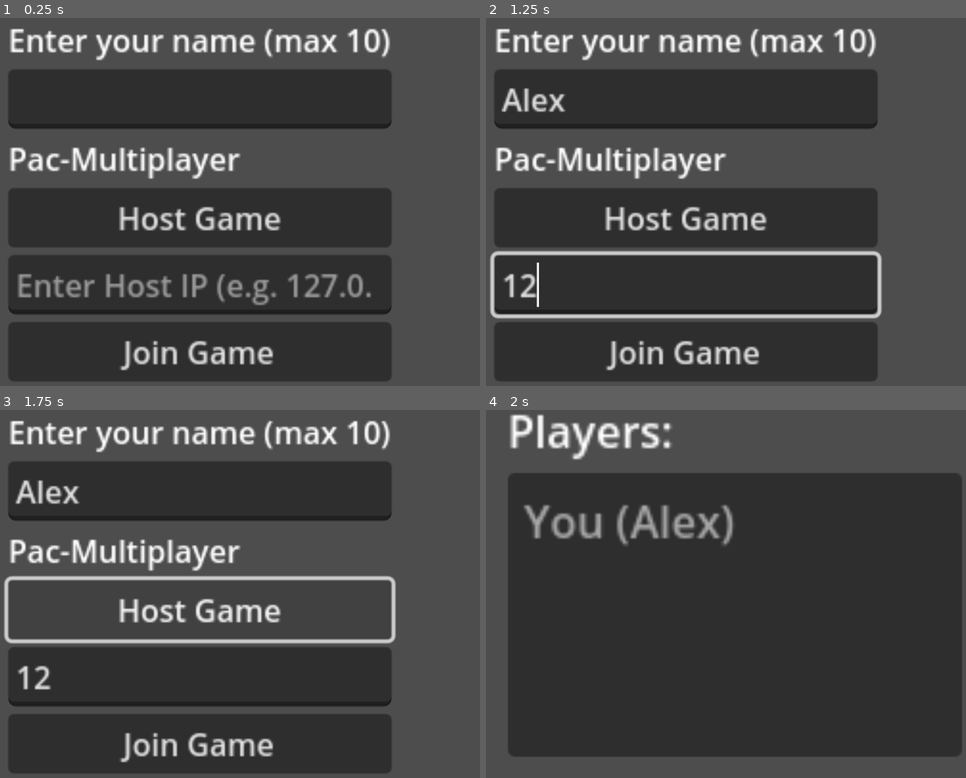
Above: before the commit, frames 1-4 (two rows, left to right).
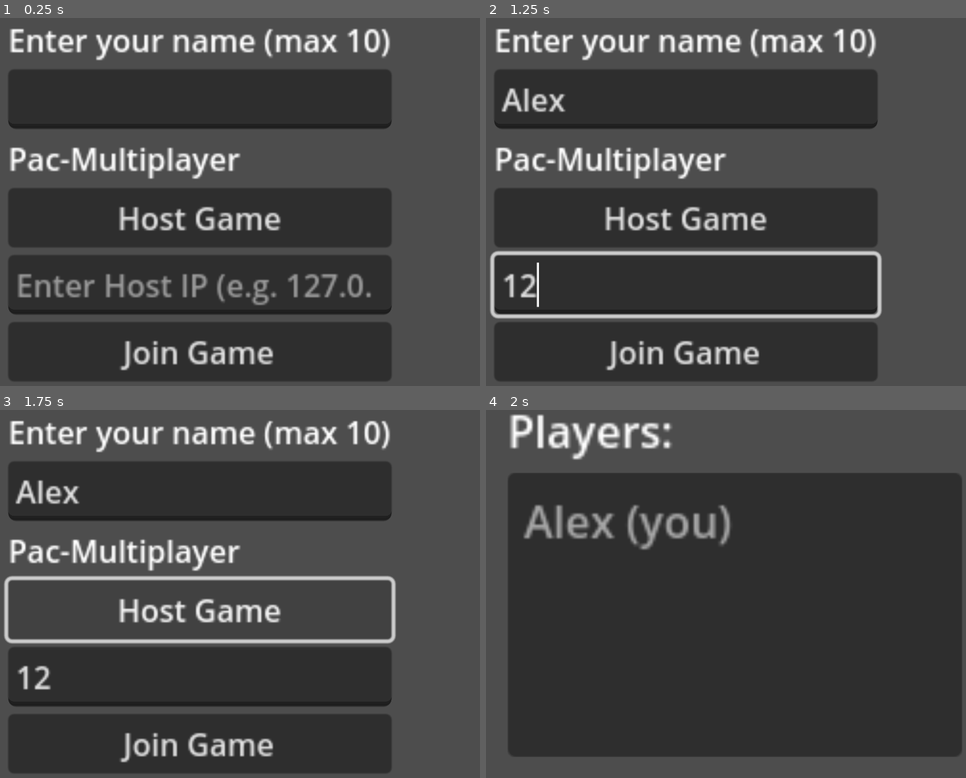
Above: after the commit, the same moments.

Repository: alin07/pacman
Game: Godot game, scene res://scenes/main_menu.tscn
Two runs of this game, one before a commit and one after it. Both use one fixed random seed, a clock stepped at 60 frames per second and the inputs below.
Inputs (mouse positions are in pixels of both pictures, inside the frame that each line leads up to):
- Up to frame 1 (0.25 s): no input
- Up to frame 2 (1.25 s): click (687, 98) at 0.52 s; type "Alex" at 0.6 s; click (687, 282) at 0.75 s; type "12" at 0.83 s
- Up to frame 3 (1.75 s): click "Host Game" at 1.25 s
- Up to frame 4 (2 s): no input

Frames 1-3 are identical in both runs. In frame 4, 2.5% of the frame differs, in the area x 7-52%, y 25-38%.

Commit message:
lobby and main menu multiplayer works. Working on assigning roles (pacman or ghost) to users

Diff:
--- a/scripts/game.gd
+++ b/scripts/game.gd
@@ -1,11 +1,45 @@
 extends Node2D
+
+var roles = {1: "pacman", 2: "ghost", 3: "ghost"}  # Example: {1: "pacman", 2: "ghost", 3: "ghost"}
+var players = {}
+const PACMAN_SCENE = preload("res://scenes/pacman.tscn")
+const GHOST_SCENE = preload("res://scenes/blinky.tscn")
+
+@rpc("authority")
+func load_game():
+	var game_scene = preload("res://scenes/game.tscn").instantiate()
+	get_tree().root.add_child(game_scene)
+	# Assign host (server) as Pac-Man
+	var host_id = multiplayer.get_unique_id()
+	roles[host_id] = "pacman"
+	for id in players:
+		if id != host_id:
+			roles[id] = "ghost"
+	# Optionally broadcast roles to all players
+	rpc("set_roles", roles)
+	queue_free()  # Clean up lobby
+
+
+@rpc("any_peer", "reliable")
+func set_roles(received_roles: Dictionary):
+	roles = received_roles
+	print("Received roles: ", roles)
+
 
 func _process(_delta: float) -> void:
 	if Input.is_action_just_pressed("r"):
 		get_tree().reload_current_scene()
 
 func _ready():
-	pass
+	if multiplayer.is_server():
+		for id in roles:
+			var player_scene = GHOST_SCENE
+			if roles[id] == "pacman":
+				player_scene = PACMAN_SCENE
+			var player_instance = player_scene.instantiate()
+			add_child(player_instance)
+			player_instance.set_multiplayer_authority(id)
+			#player_instance.position = roles[id] == "pacman" ? Vector2(100, 100) : Vector2(randi() % 400, randi() % 400)
 
 # Called only on the server.
 func start_game():
--- a/scripts/lobby.gd
+++ b/scripts/lobby.gd
@@ -8,8 +8,6 @@
 signal player_disconnected(peer_id)
 signal server_disconnected
 
-
-@export var is_host: bool = false
 @export var ip: String = ""
 
 const PORT = 7000
@@ -31,11 +29,11 @@
 	multiplayer.server_disconnected.connect(_on_server_disconnected)
 
 
-func join_game(address = ""):
-	if address.is_empty():
-		address = DEFAULT_SERVER_IP
+func join_game():
+	if ip == null:
+		ip = DEFAULT_SERVER_IP
 	var peer = ENetMultiplayerPeer.new()
-	var error = peer.create_client(address, PORT)
+	var error = peer.create_client(ip, PORT)
 	if error != OK:
 		push_error("Failed to connect to server: %s" % error)
 		return error
@@ -60,15 +58,11 @@
 	multiplayer.multiplayer_peer = null
 	players.clear()
 
-
-# When the server decides to start the game from a UI scene,
-# do Lobby.load_game.rpc(filepath)
-@rpc("call_local", "reliable")
+@rpc("any_peer")
 func load_game():
 	var game_scene = preload("res://scenes/game.tscn").instantiate()
 	get_tree().root.add_child(game_scene)
 	queue_free()
-
 
 # Every peer will call this when they have loaded the game scene.
 @rpc("any_peer", "call_local", "reliable")
@@ -132,18 +126,19 @@
 		create_game()
 	else:
 		start_button.hide()
-		join_game(ip)
+		join_game()
 #
 func _on_start_button_pressed() -> void:
-	if not is_multiplayer_authority():
-		return
-	load_game()
+	if multiplayer.is_server():
+		load_game()
+		rpc("load_game")
+
 
 func update_player_list():
 	print("Updating player list:", players)
 	player_list.clear()
 	for id in players:
 		print(players[id])
-		var name = "You (%s)" % players[id].name if id == multiplayer.get_unique_id() else "Player: %s" % players[id].name
+		var name = "%s (you)" % players[id].name if id == multiplayer.get_unique_id() else "Player: %s" % players[id].name
 		player_list.add_item(name)
 		print("Adding player:", name)
--- a/scripts/main_menu.gd
+++ b/scripts/main_menu.gd
@@ -8,16 +8,14 @@
 const DEFAULT_SERVER_IP = "127.0.0.1" # IPv4 localhost
 const MAX_CONNECTIONS = 20
 
-
 func _ready():
 	name_input.max_length = 10
 
-func _load_lobby(name = "", ip = "", is_host = false):
+func _load_lobby(name = "", ip = ""):
 	print("loading lobby")
 	await get_tree().create_timer(0.5).timeout
 	var lobby = preload("res://scenes/lobby.tscn").instantiate()
 	lobby.player_info["name"] = name
-	lobby.set("is_host", is_host)
 	lobby.set("ip", ip)
 	get_tree().root.add_child(lobby)
 	queue_free()
@@ -26,7 +24,6 @@
 	var scene = load(scene_path).instantiate()
 	get_tree().root.add_child(scene)
 	queue_free()  # remove main menu
-
 
 func _on_host_button_pressed() -> void:
 	print("host button pressed")
@@ -42,7 +39,7 @@
 		return
 	status_label.text = "Hosting..."
 	print(get_preferred_ip())
-	_load_lobby(name, get_preferred_ip(), true)
+	_load_lobby(name, get_preferred_ip())
 
 func get_preferred_ip() -> String:
 	for ip in IP.get_local_addresses():
@@ -65,7 +62,7 @@
 	#MultiplayerManager.join_game(ip)
 	join_game(ip)
 	status_label.text = "Loading..."
-	_load_lobby(name, ip, false)
+	_load_lobby(name, ip)
 
 
 func join_game(address = ""):
@@ -80,7 +77,6 @@
 	#player_connected.emit(players_loaded+1, player_info)
 	return true
 
-
 func create_game():
 	var peer = ENetMultiplayerPeer.new()
 	var error = peer.create_server(PORT, MAX_CONNECTIONS)
@@ -89,7 +85,4 @@
 
 	multiplayer.multiplayer_peer = peer
 
-	#players[1] = player_info
-	#print(players[1])
-	#player_connected.emit(1, player_info)
 	return true
